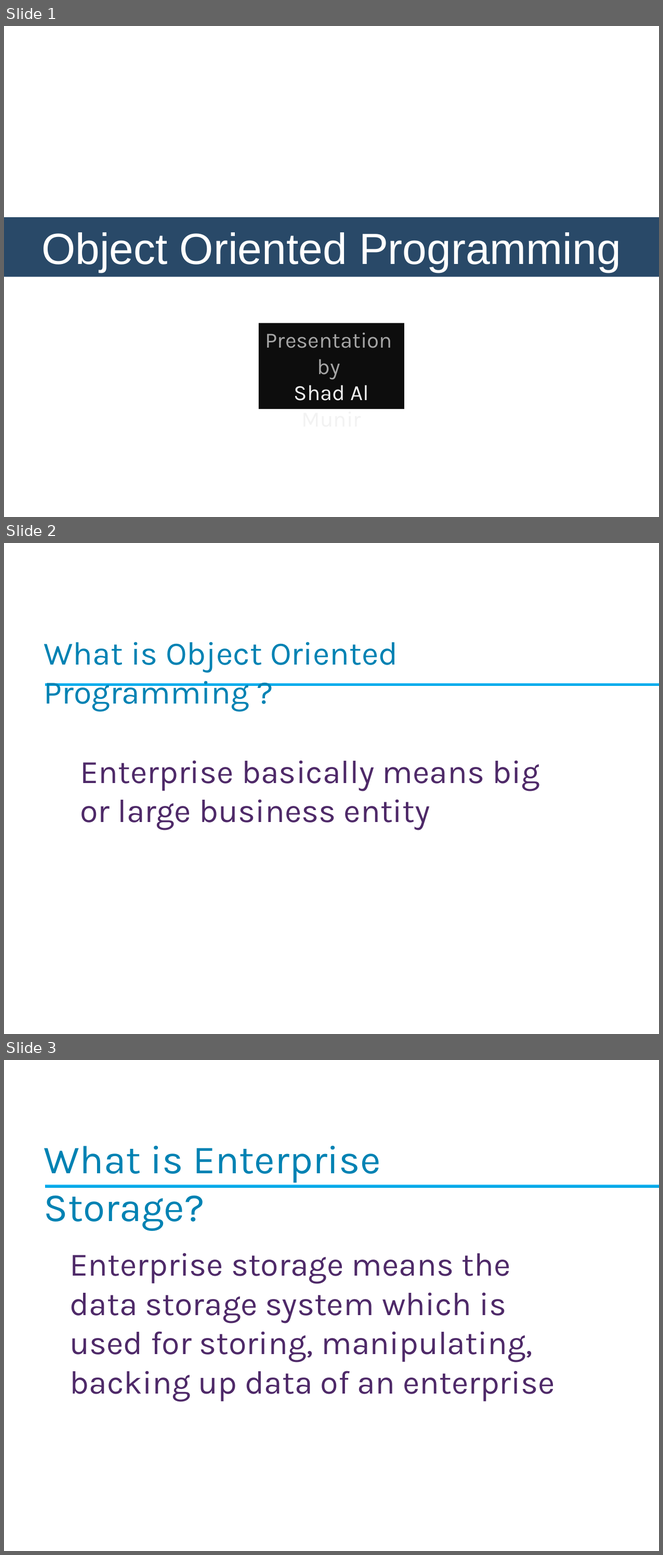
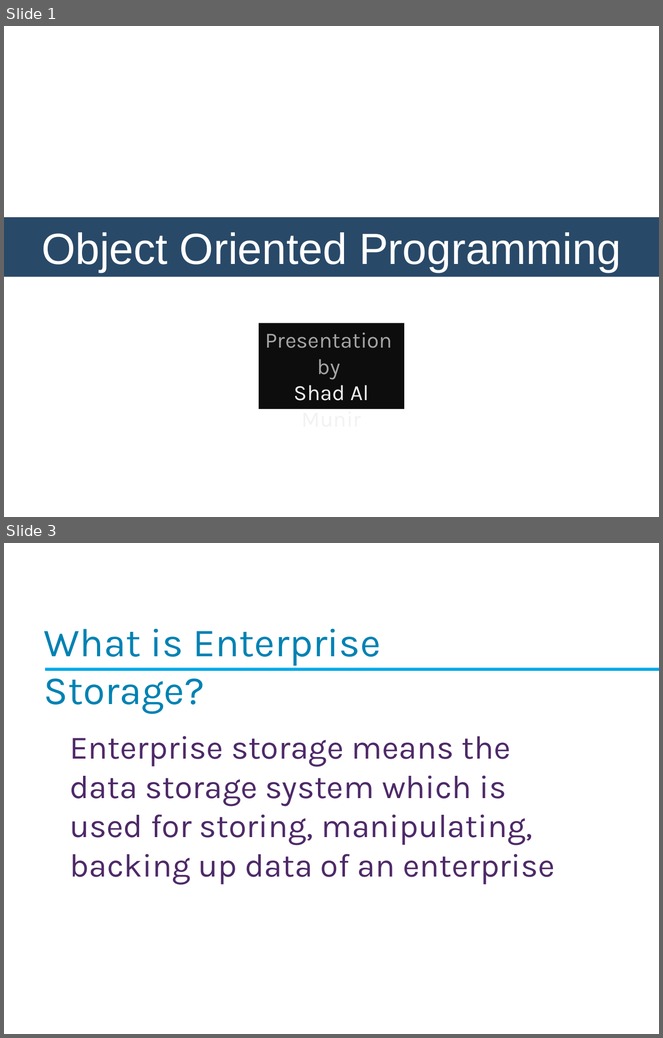
Before and after one commit to Imran4424/C-Plus-Plus-Object-Oriented, a slide deck: OOP.pptx. Shown one above the other, each under a label of ours: slides 1, 2 and 3 before the commit, slides 1 and 3 after it; the slides between them are not shown. The pictures are 663x1555 and 663x1038 pixels, drawn with LibreOffice and Linux fonts; fonts in the diff are those of the drawing; background and template pictures are left out. Boxes give left, top, right and bottom in pixels: in the first picture for what was removed or moved away, otherwise in the second. Text is boxed around its words. In the diff, an @@ line names an element or a change of style, - is before the commit and + after.

```diff
--- a/OOP.pptx
+++ b/OOP.pptx
@@ slide 2 removed at (x1=4, y1=543, x2=659, y2=1034), background picture (left out) @@
@@ text removed at (x1=44, y1=642, x2=398, y2=712) @@
-What is Object Oriented Programming ?
@@ rectangle removed at (x1=45, y1=683, x2=659, y2=686) @@
@@ text removed at (x1=80, y1=760, x2=540, y2=831) @@
-Enterprise basically means big or large business entity
```
Also in this commit, not shown: 1 slide added, 5 other slides removed.
